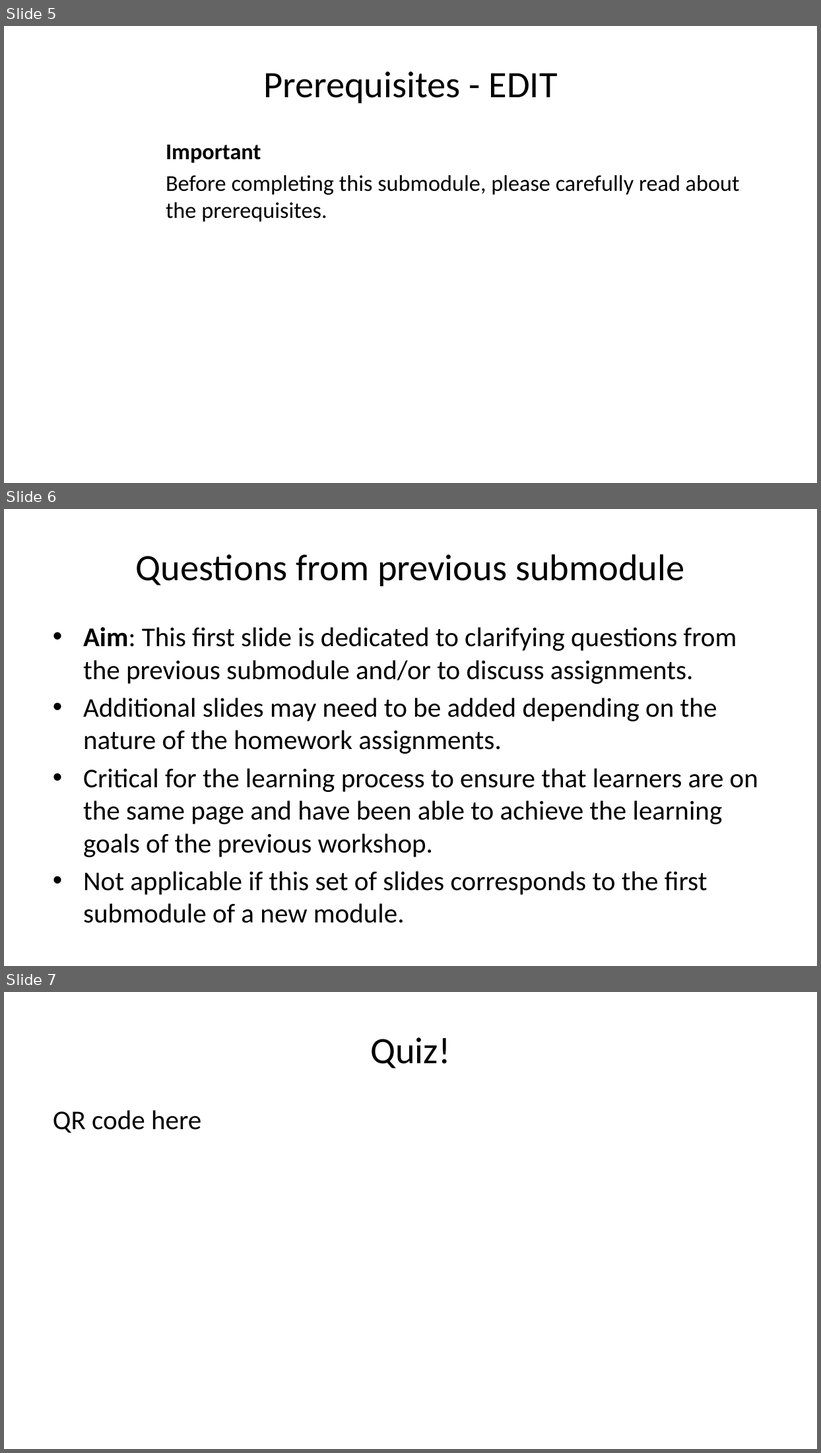
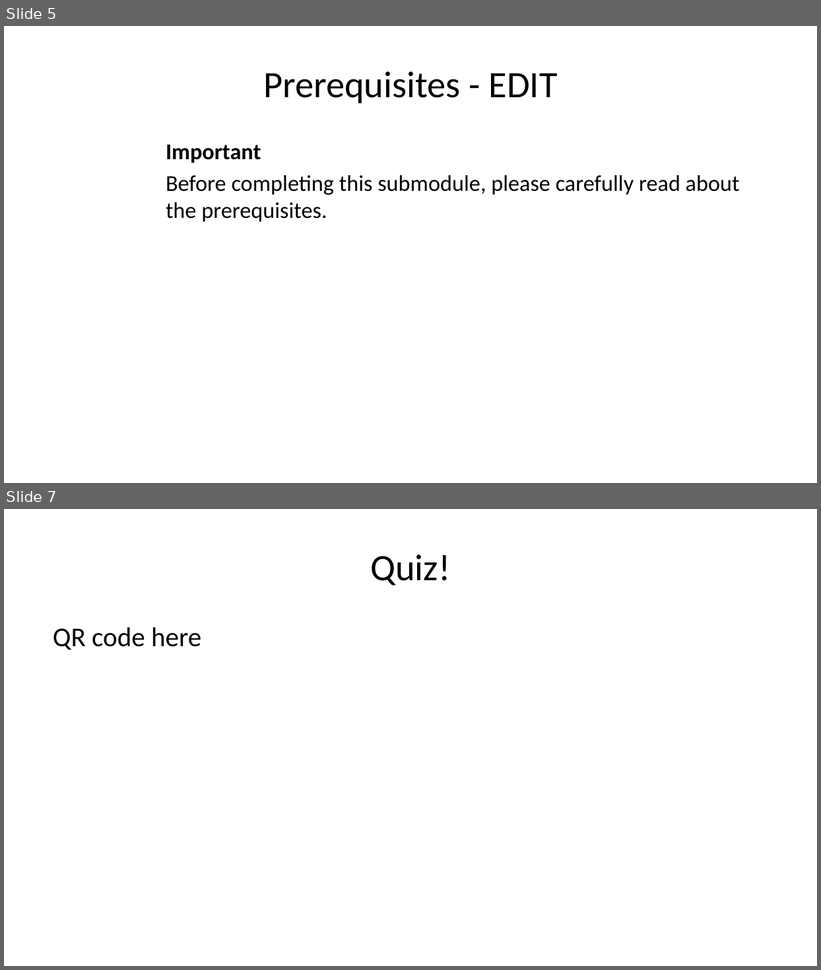
Before and after one commit to lmu-osc/train-the-trainer-student-track-OS, a slide deck: materials/OS-M1/OS-M1-S2-Credibility/OS-M1-S2-Credibility-slides.pptx. Shown one above the other, each under a label of ours: slides 5, 6 and 7 before the commit, slides 5 and 7 after it; the slides between them are not shown. The pictures are 821x1453 and 821x970 pixels, drawn with LibreOffice and Linux fonts; fonts in the diff are those of the drawing. Boxes give left, top, right and bottom in pixels: in the first picture for what was removed or moved away, otherwise in the second. Text is boxed around its words. In the diff, an @@ line names an element or a change of style, - is before the commit and + after.

```diff
--- a/materials/OS-M1/OS-M1-S2-Credibility/OS-M1-S2-Credibility-slides.pptx
+++ b/materials/OS-M1/OS-M1-S2-Credibility/OS-M1-S2-Credibility-slides.pptx
@@ slide 6 removed at [4,509,817,966], background #FFFFFF @@
@@ title removed at [136,554,684,586] @@
-Questions from previous submodule
@@ text removed at [83,627,758,923] @@
-• Aim: This first slide is dedicated to clarifying questions from the previous submodule and/or to discuss assignments.
-• Additional slides may need to be added depending on the nature of the homework assignments.
-• Critical for the learning process to ensure that learners are on the same page and have been able to achieve the learning goals of the previous workshop.
-• Not applicable if this set of slides corresponds to the first submodule of a new module.
```
Also in this commit, not shown: 3 slides changed, 4 slides added, 2 other slides removed, 28 other files.
